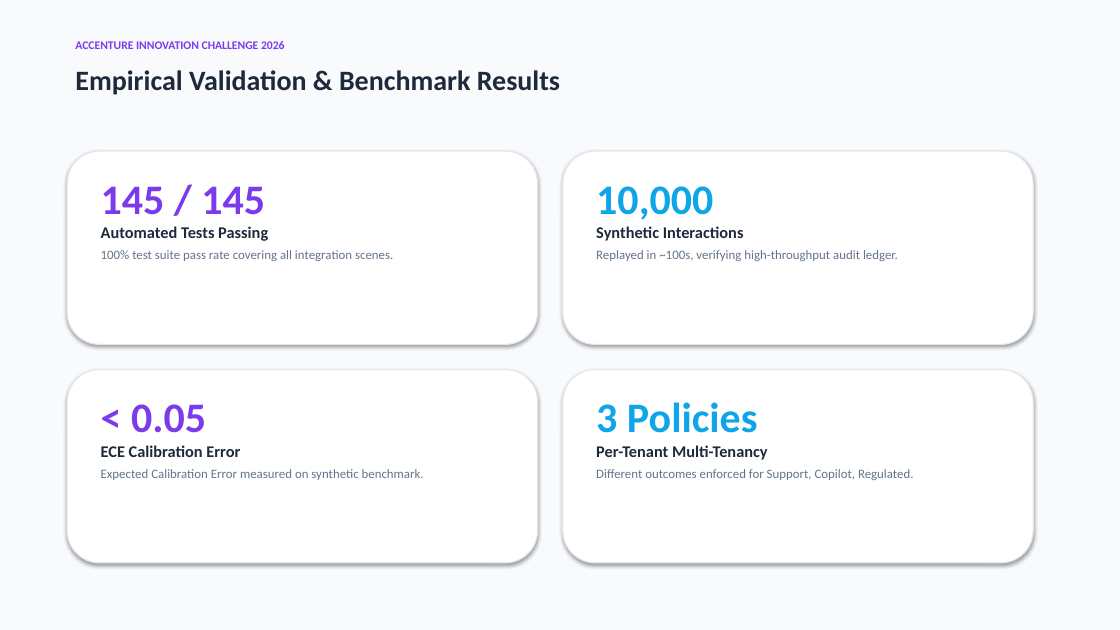
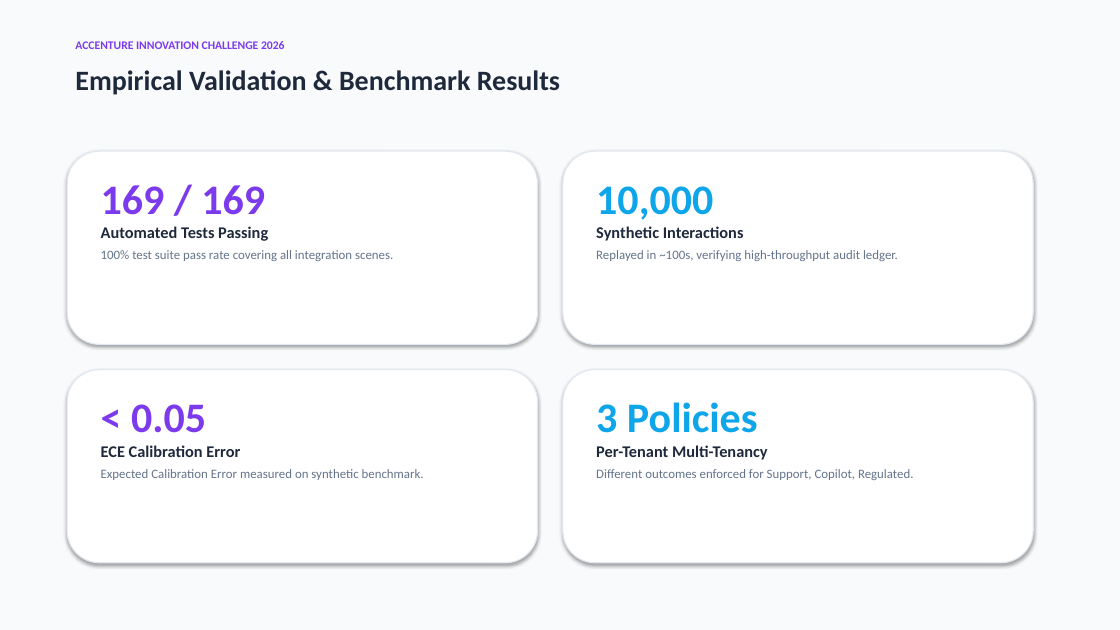
Before and after one commit to MohithChandra07/Control-Plane-AIC, a slide deck: slide 4 of ControlPlane_Business_Proposal.pptx. Drawn at 1120x630 pixels with LibreOffice and Linux fonts; fonts in the diff are those of the drawing. Boxes give left, top, right and bottom in pixels: in the first picture for what was removed or moved away, otherwise in the second. Text is boxed around its words. In the diff, an @@ line names an element or a change of style, - is before the commit and + after.

```diff
--- a/ControlPlane_Business_Proposal.pptx
+++ b/ControlPlane_Business_Proposal.pptx
@@ text at <box>101,185,265,215</box>: text changed @@
-145 / 145
+169 / 169
```
Also in this commit, not shown: 1 slide added, 6 other files.
